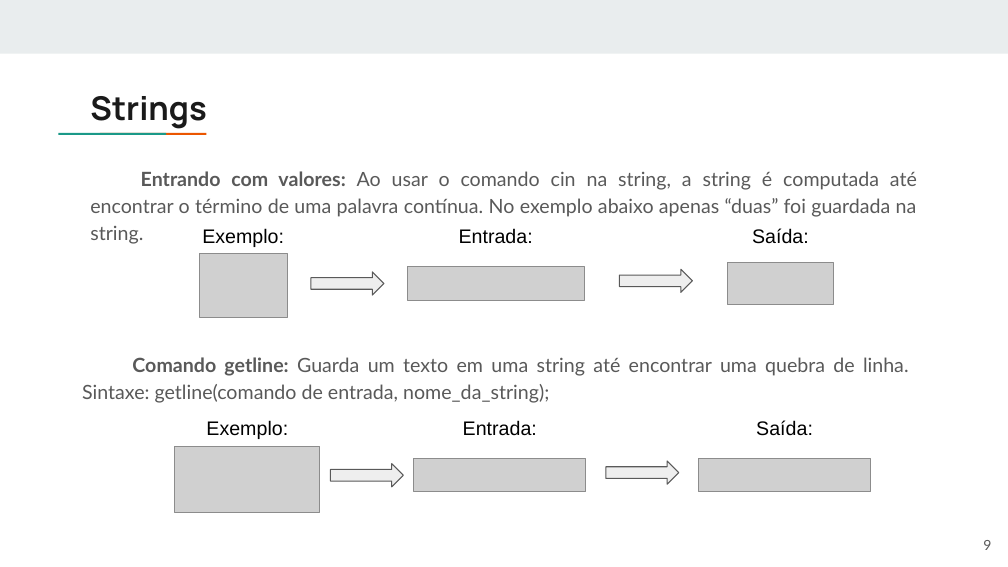
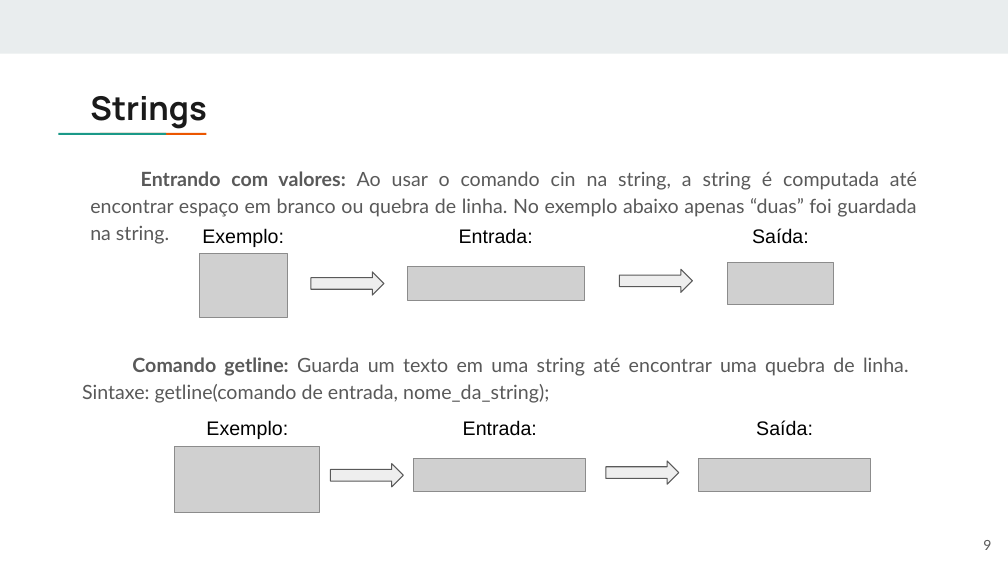
Before and after one commit to fpgues/treinamento-OBI-2023, a slide deck: slide 9 of programacao-basica/strings.pptx. Drawn at 1008x567 pixels with LibreOffice and Linux fonts; fonts in the diff are those of the drawing; grey boxes stand for pictures. Boxes give left, top, right and bottom in pixels: in the first picture for what was removed or moved away, otherwise in the second. Text is boxed around its words. In the diff, an @@ line names an element or a change of style, - is before the commit and + after.

Commit message:
Ajuste nos slides de strings

```diff
--- a/programacao-basica/strings.pptx
+++ b/programacao-basica/strings.pptx
@@ text at bbox=[90, 171, 917, 217]: text changed @@
-Entrando com valores: Ao usar o comando cin na string, a string é computada até encontrar o término de uma palavra contínua. No exemplo abaixo apenas “duas” foi guardada na string.
+Entrando com valores: Ao usar o comando cin na string, a string é computada até encontrar espaço em branco ou quebra de linha. No exemplo abaixo apenas “duas” foi guardada na string.
```
Also in this commit, not shown: 5 other slides changed.
